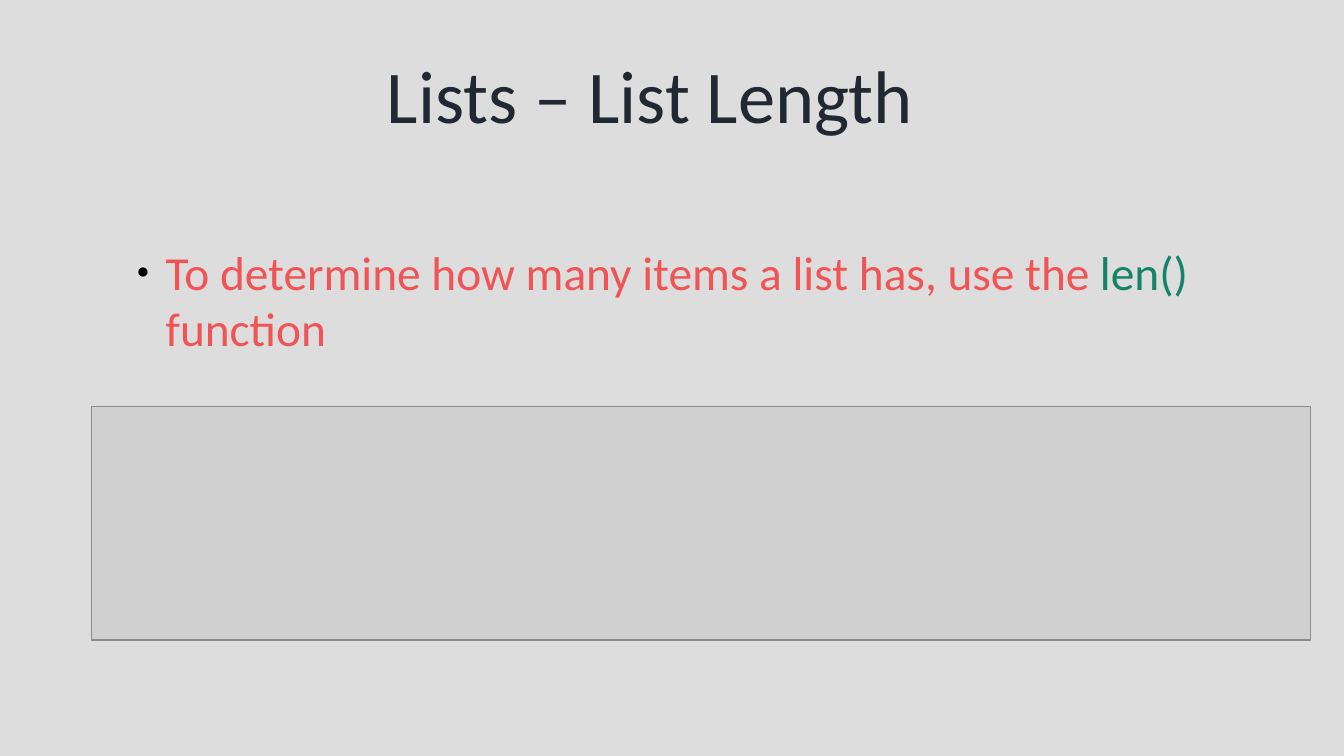
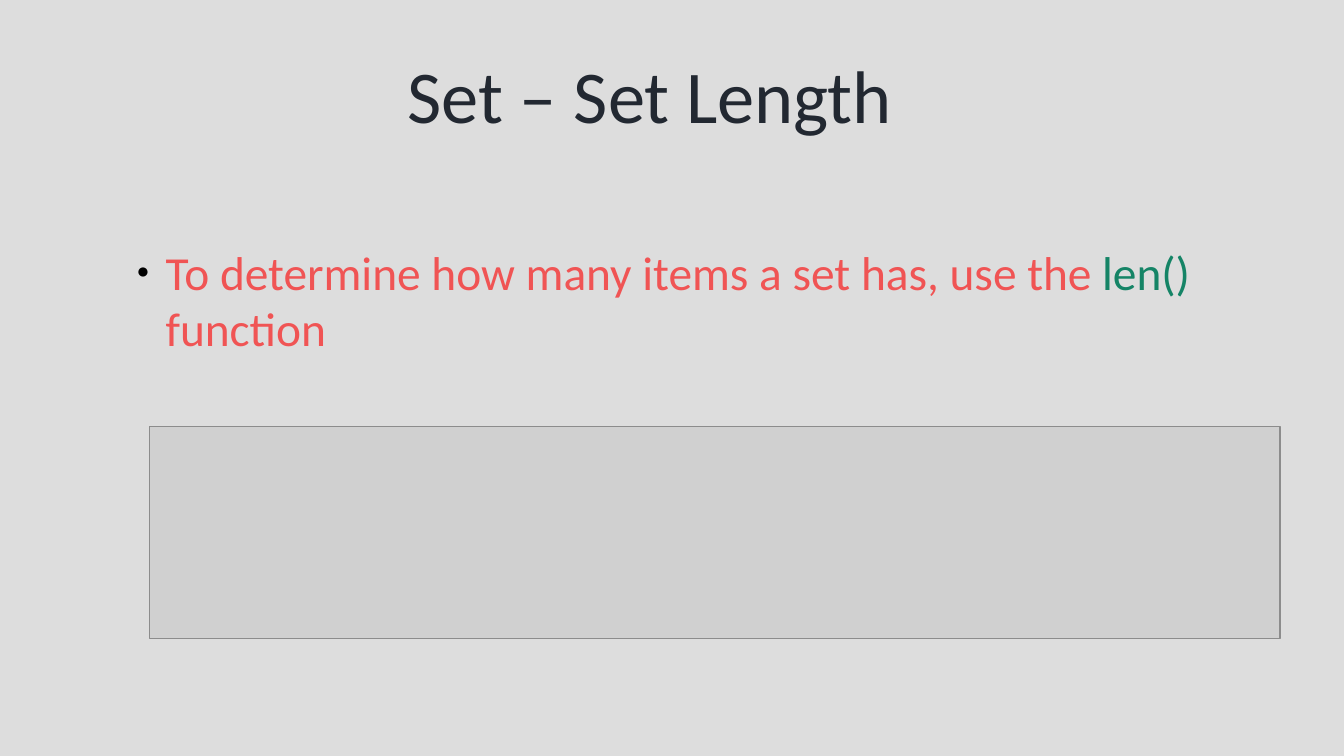
Before and after one commit to syedjafer/learning-notes, a slide deck: slide 15 of learnpythonwithus/session_10_ds_sets.odp (slide 24 before the commit). Drawn at 1344x756 pixels with LibreOffice and Linux fonts; fonts in the diff are those of the drawing; grey boxes stand for pictures. Boxes give left, top, right and bottom in pixels: in the first picture for what was removed or moved away, otherwise in the second. Text is boxed around its words. In the diff, an @@ line names an element or a change of style, - is before the commit and + after.

```diff
--- a/learnpythonwithus/session_10_ds_sets.odp
+++ b/learnpythonwithus/session_10_ds_sets.odp
@@ title at (407,71,891,136): text changed @@
-Lists – List Length
+Set – Set Length
@@ text at (166,255,1190,347): text changed @@
-● To determine how many items a list has, use the len() function
+● To determine how many items a set has, use the len() function
@@ picture: place and size @@
-picture at (91,406,1311,640)
+picture at (149,427,1281,639)
```
Also in this commit, not shown: 6 other slides changed, 8 slides added, 18 slides removed, 2 other files.
